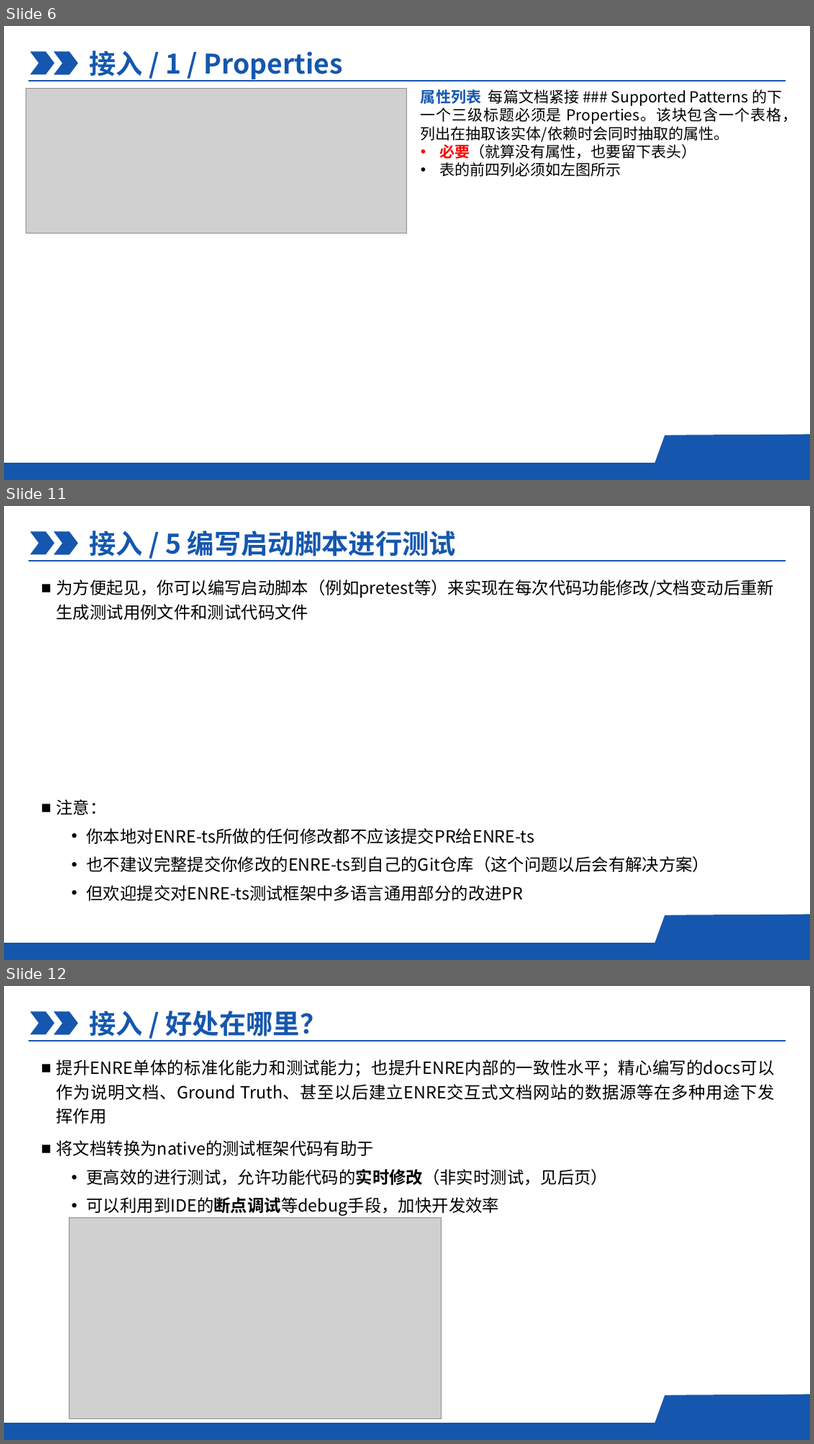
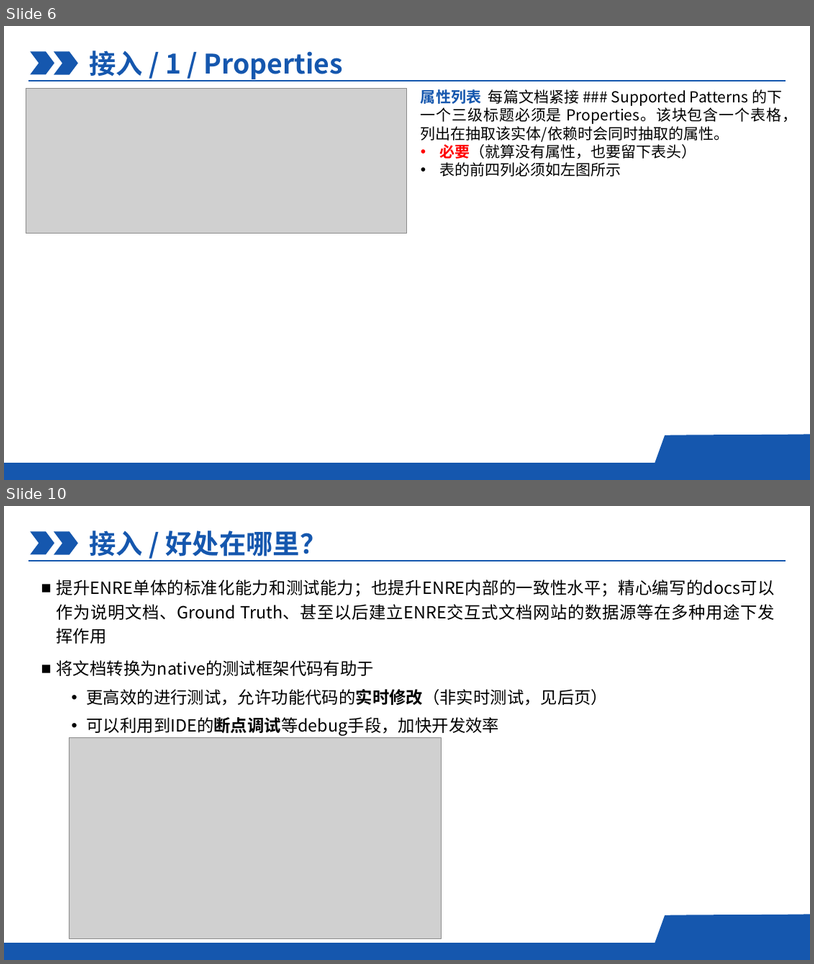
Before and after one commit to xjtu-enre/ENRE-workflow, a slide deck: DocTestGuide_CHS.pptx. Shown one above the other, each under a label of ours: slides 6, 11 and 12 before the commit, slides 6 and 10 after it; the slides between them are not shown. The pictures are 814x1444 and 814x964 pixels, drawn with LibreOffice and Linux fonts; fonts in the diff are those of the drawing; grey boxes stand for pictures; background and template pictures are left out. Boxes give left, top, right and bottom in pixels: in the first picture for what was removed or moved away, otherwise in the second. Text is boxed around its words. In the diff, an @@ line names an element or a change of style, - is before the commit and + after.

```diff
--- a/DocTestGuide_CHS.pptx
+++ b/DocTestGuide_CHS.pptx
@@ slide 11 removed at (x1=4, y1=506, x2=810, y2=960), background #FFFFFF; not listed: 5 template elements that a slide beside it also shows @@
@@ text removed at (x1=89, y1=530, x2=456, y2=561) @@
-接入 / 5 编写启动脚本进行测试
@@ text removed at (x1=57, y1=579, x2=775, y2=901) @@
-■ 为方便起见，你可以编写启动脚本（例如pretest等）来实现在每次代码功能修改/文档变动后重新生成测试用例文件和测试代码文件
-■ 注意：
-  • 你本地对ENRE-ts所做的任何修改都不应该提交PR给ENRE-ts
-  • 也不建议完整提交你修改的ENRE-ts到自己的Git仓库（这个问题以后会有解决方案）
-  • 但欢迎提交对ENRE-ts测试框架中多语言通用部分的改进PR
@@ what was slide 12 is now slide 10 @@
```
Also in this commit, not shown: 9 slides changed, 1 slide added, 1 other slide removed.
